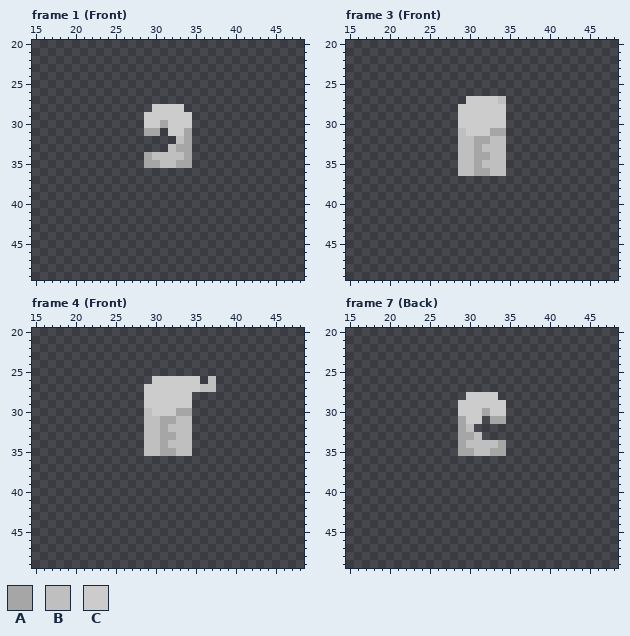
Pixel-art file -- Assets/Art/Characters/Player/Sword_Attack/Player_Sword_Attack_Down.aseprite. Above, as it was before the edit.
64x64 pixels, 12 frames. Shown: frame 1 (Front): x 15..48, y 20..49; frame 3 (Front): x 15..48, y 20..49; frame 4 (Front): x 15..48, y 20..49; frame 7 (Back): x 15..48, y 20..49. The commit also changed other frames, which this record leaves out.
Palette (. is transparent): A #a6a6a6  B #bfbfbf  C #cccccc
New version:
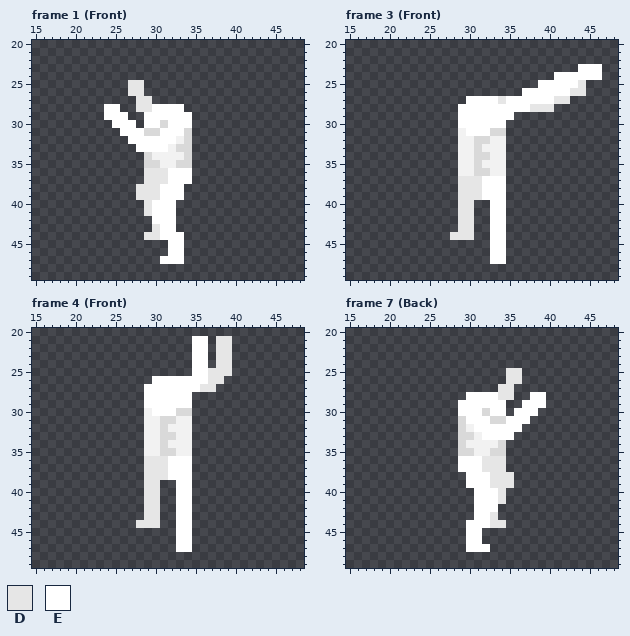
Colours new in this view: D #e6e6e6  E #ffffff
Commit: Sword Attack Equipment Front Anims
Difference:
layer "Skin/Right Leg" now shown
layer "Skin/Left Leg" now shown
layer "Skin/Chest" now shown
layer "Skin/Right Arm" now shown
layer "Skin/Left Arm" now shown
layer "Chest/Tattered" now hidden
@@ palette @@
-A #a6a6a6
+A #d9d9d9
-B #bfbfbf
+B #f2f2f2
--- frame 1 (Front)
@@ x 22..36 @@
 24 ...............
-25 ...............
-26 ...............
-27 ...............
-28 ........CCCC...
-29 .......CCCCCC..
-30 .......CCACCC..
-31 .......AA.CCA..
-32 ...........BA..
-33 ..........BAA..
+25 .....DD........
+26 .....DD........
+27 ......DD.......
+28 ..EE..DDEEEE...
+29 ..EEE..EEEEEE..
+30 ...EEE.EEAEEE..
+31 ....EEEAAEEEA..
+32 .....EEEEEEBA..
+33 ......EEEEBAA..
 34 .......ABBBBA..
 35 .......AABBAA..
-36 ...............
-37 ...............
-38 ...............
-39 ...............
-40 ...............
-41 ...............
-42 ...............
-43 ...............
-44 ...............
-45 ...............
-46 ...............
-47 ...............
+36 .......DDDEEE..
+37 .......DDDEEE..
+38 ......DDDEEE...
+39 ......DDDEEE...
+40 .......DEEE....
+41 .......DEEE....
+42 ........EEE....
+43 ........DEE....
+44 .......DDEEE...
+45 ..........EE...
+46 ..........EE...
+47 .........EEE...
 48 ...............
--- frame 3 (Front)
@@ x 27..48 @@
 22 ......................
-23 ......................
-24 ......................
-25 ......................
-26 ......................
-27 ...CCCCB..............
-28 ..CCCCCC..............
-29 ..CCCCCC..............
-30 ..CCCCCC..............
-31 ..BCCCAA..............
+23 .................EEE..
+24 ..............EEEEEE..
+25 ............EEEEED....
+26 ..........EEEEEEDD....
+27 ...EEEEDEEEEEEDD......
+28 ..EEEEEEEEEDDD........
+29 ..EEEEEEE.............
+30 ..EEEEEE..............
+31 ..BEEEAA..............
 32 ..BBAABB..............
@@ x 26..36 @@
 36 ...BBAABB..
-37 ...........
-38 ...........
-39 ...........
-40 ...........
-41 ...........
-42 ...........
-43 ...........
-44 ...........
-45 ...........
-46 ...........
-47 ...........
+37 ...DDDEEE..
+38 ...DDDEEE..
+39 ...DDDEEE..
+40 ...DD..EE..
+41 ...DD..EE..
+42 ...DD..EE..
+43 ...DD..EE..
+44 ..DDD..EE..
+45 .......EE..
+46 .......EE..
+47 .......EE..
 48 ...........
--- frame 4 (Front)
@@ x 27..41 @@
 20 ...............
-21 ...............
-22 ...............
-23 ...............
-24 ...............
-25 ...............
-26 ...CCCCCC.B....
-27 ..CCCCCCCBB....
-28 ..CCCCCC.......
-29 ..CCCCCC.......
-30 ..BCCCAA.......
+21 ........EE.DD..
+22 ........EE.DD..
+23 ........EE.DD..
+24 ........EE.DD..
+25 ........EEDDD..
+26 ...EEEEEEEDD...
+27 ..EEEEEEEDD....
+28 ..EEEEEE.......
+29 ..EEEEEE.......
+30 ..BEEEAA.......
 31 ..BBAABB.......
@@ x 26..36 @@
 35 ...BBAABB..
-36 ...........
-37 ...........
-38 ...........
-39 ...........
-40 ...........
-41 ...........
-42 ...........
-43 ...........
-44 ...........
-45 ...........
-46 ...........
-47 ...........
+36 ...DDDEEE..
+37 ...DDDEEE..
+38 ...DDDEEE..
+39 ...DD..EE..
+40 ...DD..EE..
+41 ...DD..EE..
+42 ...DD..EE..
+43 ...DD..EE..
+44 ..DDD..EE..
+45 .......EE..
+46 .......EE..
+47 .......EE..
 48 ...........
--- frame 7 (Back)
@@ x 27..41 @@
 24 ...............
-25 ...............
-26 ...............
-27 ...............
-28 ...CCCC........
-29 ..CCCCCC.......
-30 ..CCCACC.......
-31 ..ACC.AA.......
-32 ..AB...........
-33 ..AAB..........
+25 ........DD.....
+26 ........DD.....
+27 .......DD......
+28 ...EEEEDD..EE..
+29 ..EEEEEE..EEE..
+30 ..EEEAEE.EEE...
+31 ..AEEEAAEEE....
+32 ..ABEEEEEE.....
+33 ..AABEEEE......
 34 ..ABBBBA.......
 35 ..AABBAA.......
-36 ...............
-37 ...............
-38 ...............
-39 ...............
-40 ...............
-41 ...............
-42 ...............
-43 ...............
-44 ...............
-45 ...............
-46 ...............
-47 ...............
+36 ..EEEDDD.......
+37 ..EEEDDD.......
+38 ...EEEDDD......
+39 ...EEEDDD......
+40 ....EEED.......
+41 ....EEED.......
+42 ....EEE........
+43 ....EED........
+44 ...EEEDD.......
+45 ...EE..........
+46 ...EE..........
+47 ...EEE.........
 48 ...............
Pixel boxes of the changes (left, top, right, bottom) in both pictures:
changed: (104, 80, 192, 264)
changed: (450, 64, 602, 264)
changed: (136, 336, 232, 552)
changed: (458, 368, 546, 552)
